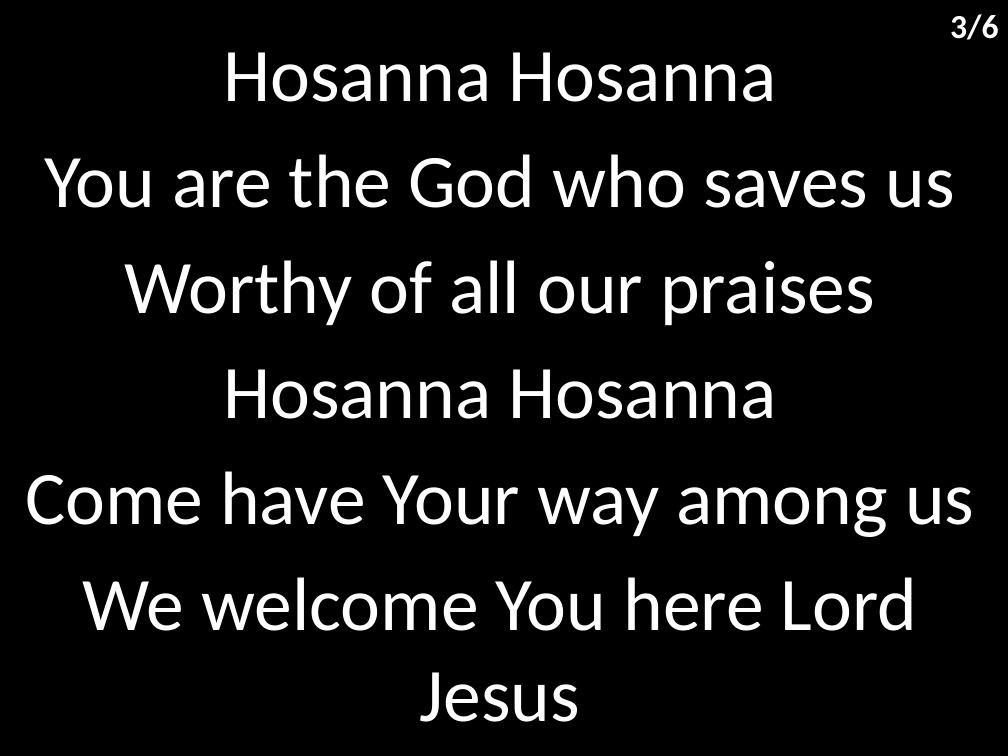
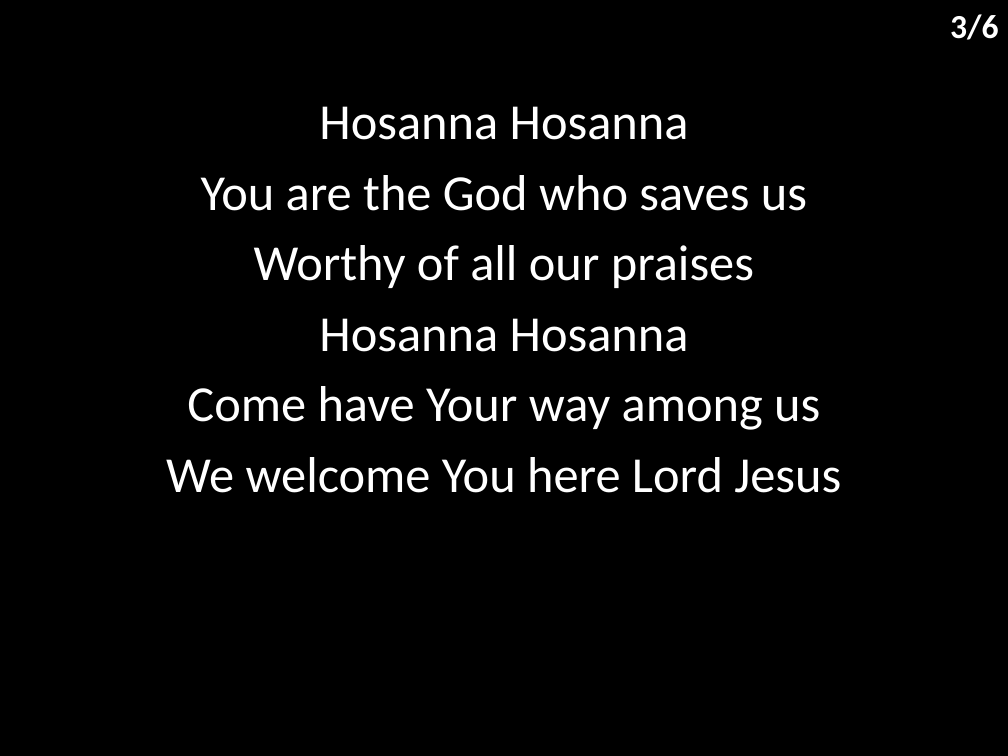
Before and after one commit to hoo-are-ya/worship, a slide deck: slide 4 of docs/songs/hossana - praise is rising.pptx. Drawn at 1008x756 pixels with LibreOffice and Linux fonts; fonts in the diff are those of the drawing. Boxes give left, top, right and bottom in pixels: in the first picture for what was removed or moved away, otherwise in the second. Text is boxed around its words. In the diff, an @@ line names an element or a change of style, - is before the commit and + after.

```diff
--- a/docs/songs/hossana - praise is rising.pptx
+++ b/docs/songs/hossana - praise is rising.pptx
@@ subtitle "Hosanna Hosanna": place and size @@
-subtitle "Hosanna Hosanna" at <box>25,52,974,722</box>
+subtitle "Hosanna Hosanna" at <box>166,106,841,493</box>
@@ subtitle "Hosanna Hosanna" at <box>166,106,841,493</box>: size 54 to 36 pt; less space between paragraphs @@
```
Also in this commit, not shown: 5 other slides changed, 6 other files.
